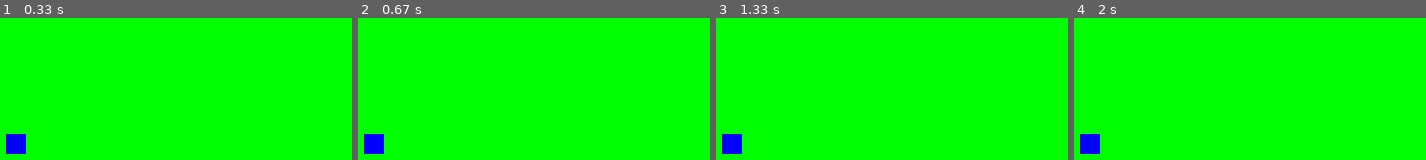
Above: before the commit, frames 1-4 (left to right).
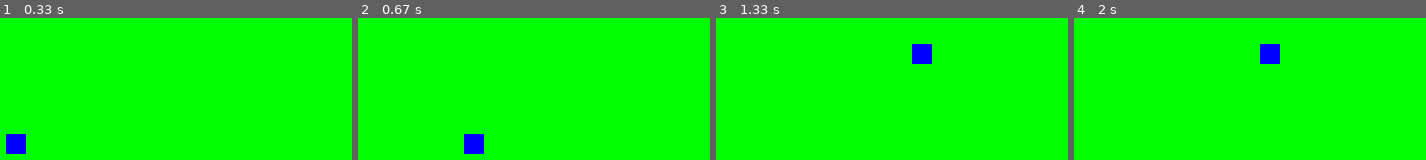
Above: after the commit, the same moments.

Repository: BRYANGC59/First_game
Game: pygame game, started from Game/juego.py
Same seed, same stepped clock (60 frames per second), same inputs: the game is played once before the commit and once after it.
Inputs:
- Up to frame 1 (0.33 s): no input
- Up to frame 2 (0.67 s): hold Right from 0.33 s (still down)
- Up to frame 3 (1.33 s): release Right at 0.8 s; hold Up 0.83-1.13 s; hold Right from 1.17 s (still down)
- Up to frame 4 (2 s): release Right at 1.63 s; hold Left from 1.67 s (still down)

Frame 1 is identical in both runs. In frame 2, 1.6% of the frame differs, in the area x 1-36%, y 81-96%; in frame 3, 1.6%; in frame 4, 1.6%.

Commit message:
movimientos del personaje en la ventana

Diff:
--- a/Game/juego.py
+++ b/Game/juego.py
@@ -23,6 +23,14 @@
                 sys.exit()
 
         keys = pygame.key.get_pressed()
+        if keys[pygame.K_LEFT]:
+            personaje.movimientos(-5, 0)
+        if keys[pygame.K_RIGHT]:
+            personaje.movimientos(5, 0)
+        if keys[pygame.K_UP]:
+            personaje.movimientos(0, -5)
+        if keys[pygame.K_DOWN]:
+            personaje.movimientos(0, 5)
 
         mundo.draw(ventana)
         personaje.draw(ventana)
--- a/Game/personaje.py
+++ b/Game/personaje.py
@@ -12,6 +12,6 @@
     def draw(self, screen):
         pygame.draw.rect(screen, constantes.BLUE, (self.x,self.y, self.size, self.size))
 
-    def movimiento(self, mx, my):
+    def movimientos(self, mx, my):
         self.x += mx
         self.y += my
